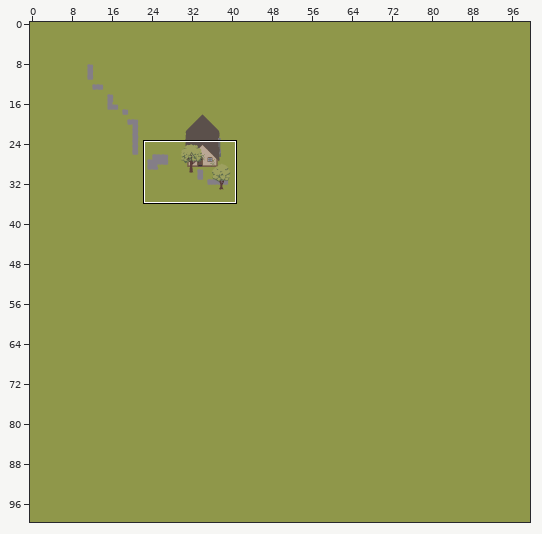
Tiled map (JSON): testgame/www/assets/tilemaps/test01.json. Above, an overview of the earlier version with the close-up marked.
Close-up. As it was:
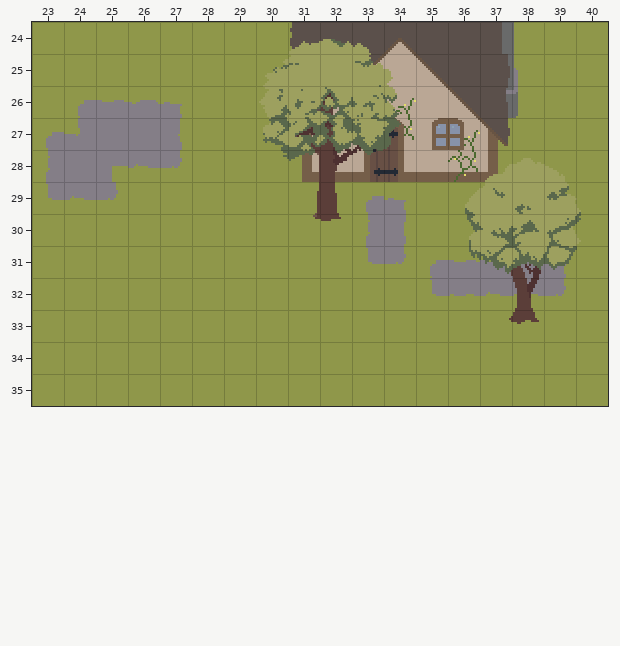
Cells are 16x16 px. Shown: x 23..40, y 24..35. The commit also changed other parts of the map, which this record leaves out.
Once edited:
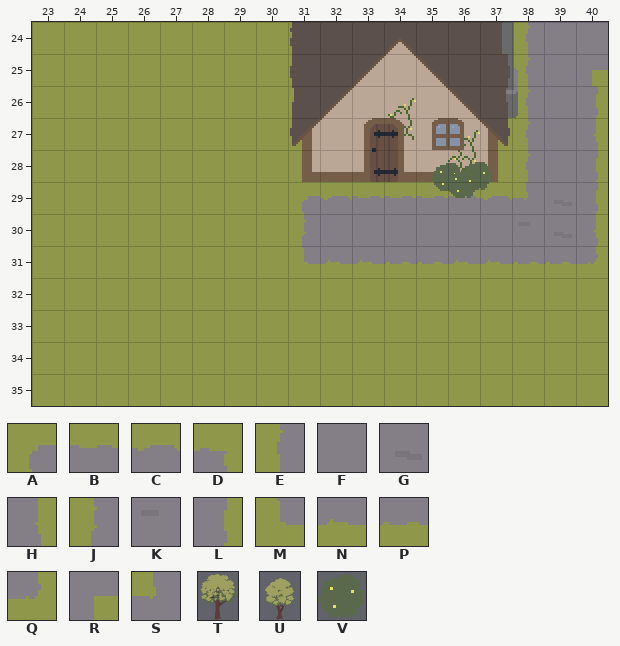
Key: from "tileset-test": A 24, B 25, C 26, D 27, E 28, F 29, G 30, H 31, J 32, K 33, L 35, M 36, N 37, P 38, Q 39, R 40, S 45; from "trees01": T 0, U 1, V 114.
_ is an empty cell.
Objects are placed by their top-left corner, in cells (3,4 is the top-left corner of cell 3,4); size is 1x1 cell unless given.
The exact change:
Layer "Road":
Tile A now appears in row 29 at x 31.
The author changed tile A to tile B in row 29 at x 33.
The author changed tile D to tile B in row 29 at x 34.
Tile B now appears in row 29 at x 35 to 36.
Tile C now appears in row 29 at x 32 and 37.
Tile E now appears in rows 24 to 28 at x 38.
The author changed tile J to tile F in row 30 at x 33.
The author changed tile L to tile F in row 30 at x 34.
Tile F now appears in row 24 at x 39 to 40; in rows 25 to 28 at x 39; in row 30 at x 32 and 35 to 37.
Tile G now appears in rows 29 to 30 at x 39.
Tile H now appears in row 27 at x 40; in row 30 at x 40.
Tile J now appears in row 30 at x 31.
Tile K now appears in row 30 at x 38.
Tile L now appears in row 26 at x 40; in rows 28 to 29 at x 40.
Tile M now appears in row 31 at x 31.
The author changed tile B to tile N in row 31 at x 36 to 37.
The author changed tile M to tile N in row 31 at x 33.
Tile N now appears in row 31 at x 32.
The author changed tile A to tile P in row 31 at x 35.
The author changed tile C to tile P in row 31 at x 38.
The author changed tile D to tile P in row 31 at x 39.
The author changed tile Q to tile P in row 31 at x 34.
Tile Q now appears in row 31 at x 40.
Tile R now appears in row 25 at x 40.
Tile S now appears in row 29 at x 38.
The edit erases tile A in row 26 at x 24; in row 27 at x 23.
The edit erases tile B in row 26 at x 25.
The edit erases tile C in row 26 at x 26.
The edit erases tile D in row 26 at x 27.
The edit erases tile F in row 27 at x 25 to 26; in row 28 at x 24.
The edit erases tile H in row 27 at x 27.
The edit erases tile J in row 28 at x 23.
The edit erases tile M in row 29 at x 23; in row 32 at x 35.
The edit erases tile N in row 28 at x 26; in row 29 at x 24; in row 32 at x 37.
The edit erases tile P in row 32 at x 36 and 38.
The edit erases tile Q in row 28 at x 27; in row 29 at x 25; in row 32 at x 39.
The edit erases tile R in row 28 at x 25.
The edit erases tile S in row 27 at x 24.
Layer "Floor":
Object U at 35.9,27.5 size 5x6 moves outside this view.
A new object: V at 36.4,28.3.
A new object: V at 35.5,28.4.
A new object: V at 36,28.6.
Object T at 29.8,24.3 size 5x6 is removed.
